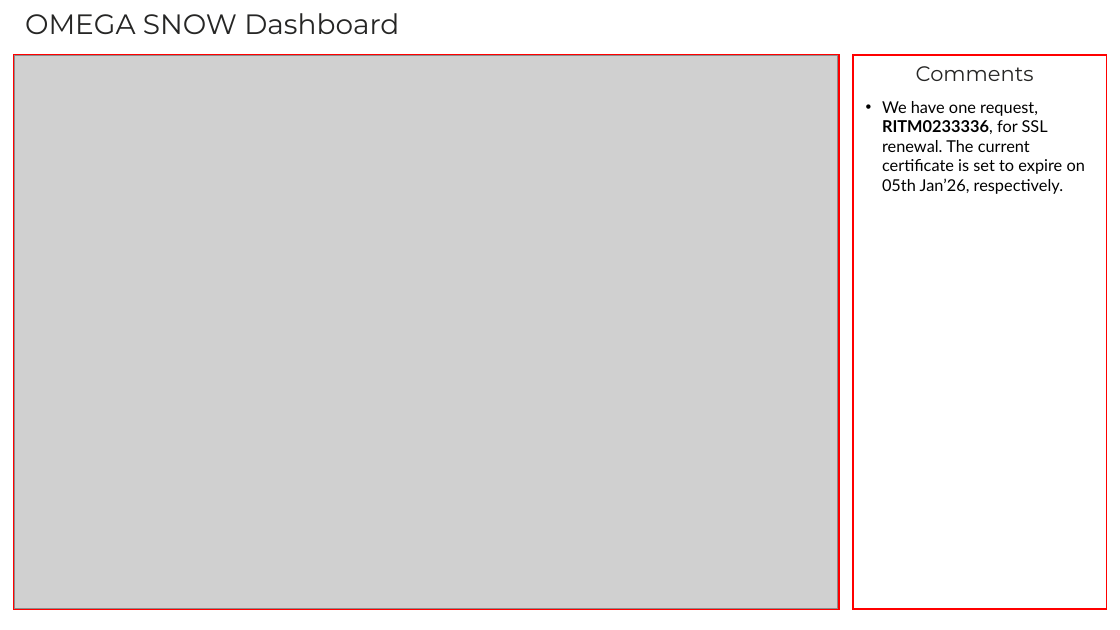
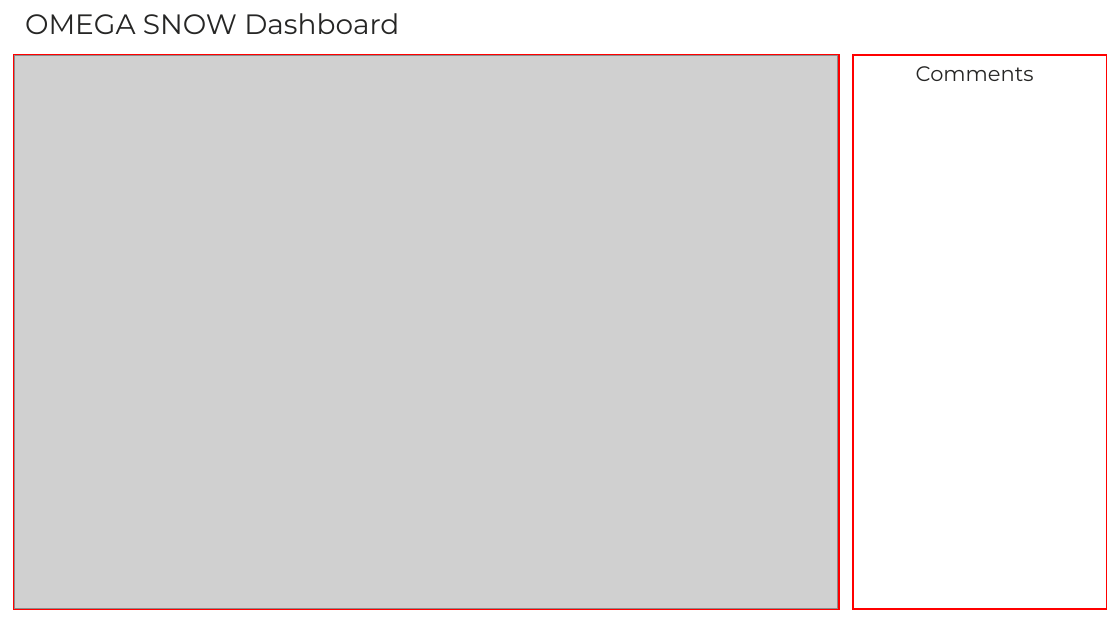
Before and after one commit to Ashu-tosh-Padhi/AshutoshPortfolio, a slide deck: slide 16 of OMEGA Azure(PaaS&SaaS) Module Meeting_23 Dec'25.pptx. Drawn at 1120x630 pixels with LibreOffice and Linux fonts; fonts in the diff are those of the drawing; grey boxes stand for pictures. Boxes give left, top, right and bottom in pixels: in the first picture for what was removed or moved away, otherwise in the second. Text is boxed around its words. In the diff, an @@ line names an element or a change of style, - is before the commit and + after.

```diff
--- a/OMEGA Azure(PaaS&SaaS) Module Meeting_23 Dec'25.pptx
+++ b/OMEGA Azure(PaaS&SaaS) Module Meeting_23 Dec'25.pptx
@@ text removed at [882,101,1085,194] @@
-• We have one request, RITM0233336, for SSL renewal. The current certificate is set to expire on 05th Jan’26, respectively.
```
Also in this commit, not shown: 4 other slides changed.
